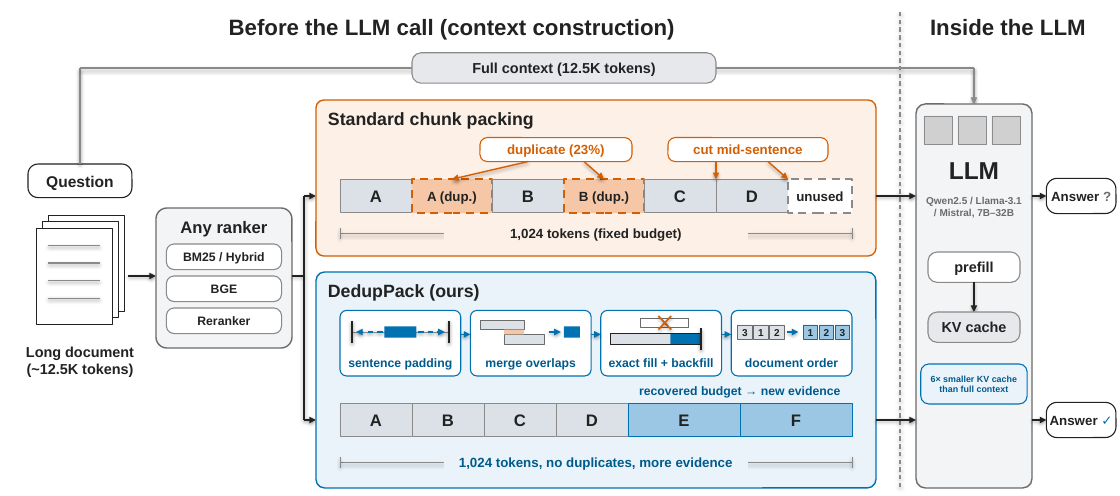
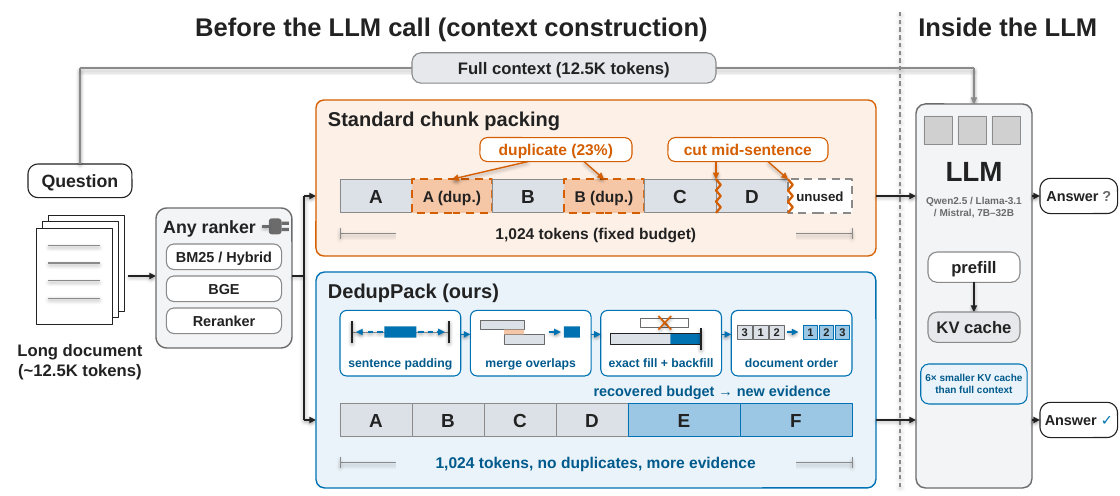
Before and after one commit to zjq019457/bridge1027, a slide deck: slide 1 of acl/paper/fig_overview.pptx. Drawn at 1120x496 pixels with LibreOffice and Linux fonts; fonts in the diff are those of the drawing; grey boxes stand for pictures. Boxes give left, top, right and bottom in pixels: in the first picture for what was removed or moved away, otherwise in the second. Text is boxed around its words. In the diff, an @@ line names an element or a change of style, - is before the commit and + after.

```diff
--- a/acl/paper/fig_overview.pptx
+++ b/acl/paper/fig_overview.pptx
@@ text "Before the LLM call (context ..." at bbox=[195, 17, 707, 42]: size 20 to 23 pt @@
@@ text "Inside the LLM" at bbox=[918, 17, 1097, 37]: size 20 to 23 pt @@
@@ text "Standard chunk packing" at bbox=[328, 111, 559, 130]: size 16 to 18 pt @@
@@ rounded rectangle "Question" at bbox=[28, 164, 132, 198]: size 14 to 16 pt @@
@@ rectangle "C" at bbox=[644, 179, 716, 213]: size 15 to 17 pt @@
@@ rectangle "D" at bbox=[716, 179, 788, 213]: size 15 to 17 pt @@
@@ freeform shape added at bbox=[716, 179, 721, 213], outline #D55E00 2 pt @@
@@ freeform shape added at bbox=[788, 179, 793, 213], outline #D55E00 2 pt @@
@@ text "LLM" at bbox=[946, 162, 1003, 181]: size 22 to 25 pt @@
@@ rounded rectangle "Answer ?": place and size @@
-rounded rectangle "Answer ?" at bbox=[1046, 178, 1116, 214]
+rounded rectangle "Answer ?" at bbox=[1040, 178, 1118, 214]
@@ rounded rectangle "Answer ?" at bbox=[1040, 178, 1118, 214]: size 12 to 13 pt @@
@@ arrow moved from (1032, 196) - (1046, 196) to (1032, 196) - (1040, 196) @@
@@ text "Any ranker" at bbox=[163, 220, 256, 237]: size 15 to 16 pt @@
@@ line added from (262, 226) to (269, 226), #6B6B6B 2 pt @@
@@ rounded rectangle added at bbox=[269, 218, 282, 234], fill #6B6B6B @@
@@ rectangle added at bbox=[282, 222, 289, 225], fill #6B6B6B @@
@@ rectangle added at bbox=[282, 228, 289, 231], fill #6B6B6B @@
@@ text "1,024 tokens (fixed budget)": place and size @@
-text "1,024 tokens (fixed budget)" at bbox=[510, 228, 682, 241]
+text "1,024 tokens (fixed budget)" at bbox=[495, 227, 696, 243]
@@ text "DedupPack (ours)" at bbox=[328, 283, 499, 302]: size 16 to 18 pt @@
@@ rectangle "1" at bbox=[754, 325, 768, 339]: size 9 to 10 pt @@
@@ size 13 to 15 pt in 4 elements at bbox=[17, 344, 143, 380], bbox=[412, 53, 716, 83], bbox=[928, 252, 1020, 282], bbox=[928, 312, 1020, 342] @@
@@ size 11 to 13 pt in 4 elements at bbox=[166, 244, 282, 270], bbox=[166, 276, 282, 302], bbox=[166, 308, 282, 334], bbox=[594, 385, 831, 399] @@
@@ text "recovered budget → new evidence": place and size @@
-text "recovered budget → new evidence" at bbox=[639, 386, 840, 398]
+text "recovered budget → new evidence" at bbox=[594, 385, 831, 399]
@@ rounded rectangle "6× smaller KV cache" at bbox=[921, 364, 1027, 404]: size 8 to 9 pt @@
@@ rounded rectangle "Answer ✓" at bbox=[1040, 402, 1118, 438]: size 12 to 13 pt @@
@@ rounded rectangle "Answer ✓": place and size @@
-rounded rectangle "Answer ✓" at bbox=[1046, 402, 1116, 438]
+rounded rectangle "Answer ✓" at bbox=[1040, 402, 1118, 438]
@@ arrow moved from (1032, 420) - (1046, 420) to (1032, 420) - (1040, 420) @@
@@ size 12 to 14 pt in 6 elements at bbox=[412, 179, 492, 213], bbox=[564, 179, 644, 213], bbox=[480, 138, 632, 162], bbox=[668, 138, 828, 162], bbox=[495, 227, 696, 243], bbox=[436, 456, 756, 472] @@
@@ text "1,024 tokens, no duplicates, more ...": place and size @@
-text "1,024 tokens, no duplicates, more ..." at bbox=[459, 457, 733, 470]
+text "1,024 tokens, no duplicates, more ..." at bbox=[436, 456, 756, 472]
```
Also in this commit, not shown: 4 other files.
